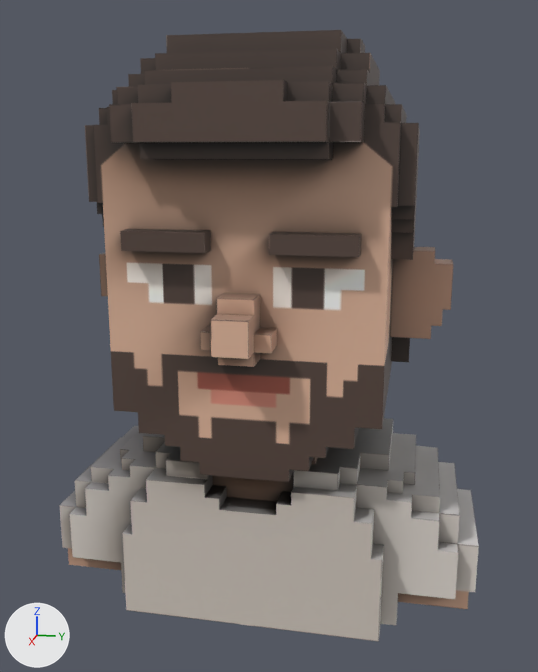
The glTF model public/models/voxel-avatar.glb: old version first, new version second.
Camera for both pictures: a 50 mm lens placed at (1.322, 0.266, 0.321), pointed at (0.002, 0.002, -0.01). The axes (+X, +Y, +Z) are drawn at lower left. The lights are the same throughout. The older version comes first. Where no turn or scale is listed for an object, it has been applied to the vertices. Vertices at exactly the same position are counted once.

Before the edit, the objects in view are built like this:
```python
mat_material_001 = bpy.data.materials.new('Material.001')
mat_material_001.use_nodes = True; mat_material_001.node_tree.nodes.clear()
_N = mat_material_001.node_tree.nodes; _L = mat_material_001.node_tree.links
n0 = _N.new('ShaderNodeBsdfPrincipled'); n0.name = 'Principled BSDF'
n1 = _N.new('ShaderNodeOutputMaterial'); n1.name = 'Material Output'
n2 = _N.new('ShaderNodeMix'); n2.name = 'Mix'
n2.data_type = 'RGBA'
n2.blend_type = 'MULTIPLY'
n2.inputs[0].default_value = 1.0  # 'Factor'
n3 = _N.new('ShaderNodeVertexColor'); n3.name = 'Color Attribute'
n4 = _N.new('ShaderNodeTexImage'); n4.name = 'Image Texture'
n4.image = img_t_avatar_combinedupd_6
_L.new(n0.outputs[0], n1.inputs[0])  # 'BSDF' to 'Surface'
_L.new(n2.outputs[2], n0.inputs[0])  # 'Result' to 'Base Color'
_L.new(n3.outputs[0], n2.inputs[7])  # 'Color' to 'B'
_L.new(n4.outputs[0], n2.inputs[6])  # 'Color' to 'A'
me_plane_001 = bpy.data.meshes.new('Plane.001')
me_plane_001.from_pydata(...)  # 869 vertices, 1728 faces; spans x -0.286..0.287, y -0.394..0.394, z -0.5..0.5
me_plane_001.materials.append(mat_material_001)
ob_plane = bpy.data.objects.new('Plane', me_plane_001)
ob_plane.location = (0.0, 0.0, 0.0)
```
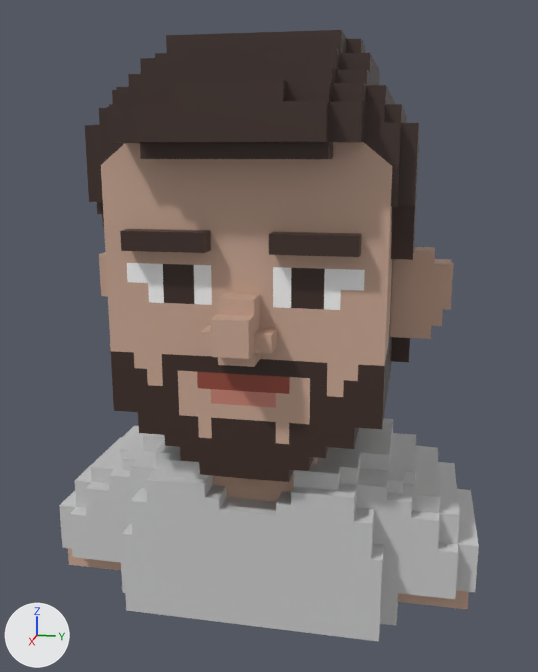
Boxes (x1, y1, x2, y2) around the edits, measured in the pictures (538 x 672 px; the box of a moved part takes in the faces that stretch with it):
'Plane', surface changed
    both: (59, 30, 479, 642)
part 1 of me_plane_001, moved or reshaped
    both: (103, 204, 129, 300)
part 2 of me_plane_001, moved or reshaped
    both: (361, 207, 392, 426)
part 3 of me_plane_001, recoloured
    both: (59, 30, 479, 642)

Edits to the bpy script that builds the scene:
```text
Change mat_material_001:
    remove n2 = _N.new('ShaderNodeMix'); n2.name = 'Mix'
    remove n2.data_type = 'RGBA'
    remove n2.blend_type = 'MULTIPLY'
    remove n2.inputs[0].default_value = 1.0  # 'Factor'
    remove n4 = _N.new('ShaderNodeTexImage'); n4.name = 'Image Texture'
    remove n4.image = img_t_avatar_combinedupd_6
    where n0 = _N.new('ShaderNodeBsdfPrincipled'); n0.name = 'Principled BSDF'
    where n3 = _N.new('ShaderNodeVertexColor'); n3.name = 'Color Attribute'
    remove _L.new(n2.outputs[2], n0.inputs[0])  # 'Result' to 'Base Color'
    remove _L.new(n3.outputs[0], n2.inputs[7])  # 'Color' to 'B'
    remove _L.new(n4.outputs[0], n2.inputs[6])  # 'Color' to 'A'
    add _L.new(n3.outputs[0], n0.inputs[0])  # 'Color' to 'Base Color'
Change me_plane_001:
    used by ob_plane; location = (0.0, 0.0, 0.0)
    remove me_plane_001.from_pydata(...)  # 869 vertices, 1728 faces; spans x -0.286..0.287, y -0.394..0.394, z -0.5..0.5
    add me_plane_001.from_pydata(...)  # 862 vertices, 1714 faces; spans x -0.286..0.287, y -0.394..0.394, z -0.5..0.5
    me_plane_001 part 1
    3 vertices are removed from x 0.125..0.205, y -0.224, z -0.024..0.15
    20 faces are deleted
    14 new faces join them
    me_plane_001 part 2
    4 vertices are removed from x 0.125..0.205, y 0.224, z -0.024..0.244
    24 faces are deleted
    16 new faces join them
    me_plane_001 part 3: 1650 kept faces spanning x -0.286..0.287, y -0.394..0.394, z -0.5..0.5 get new vertex colours
```
